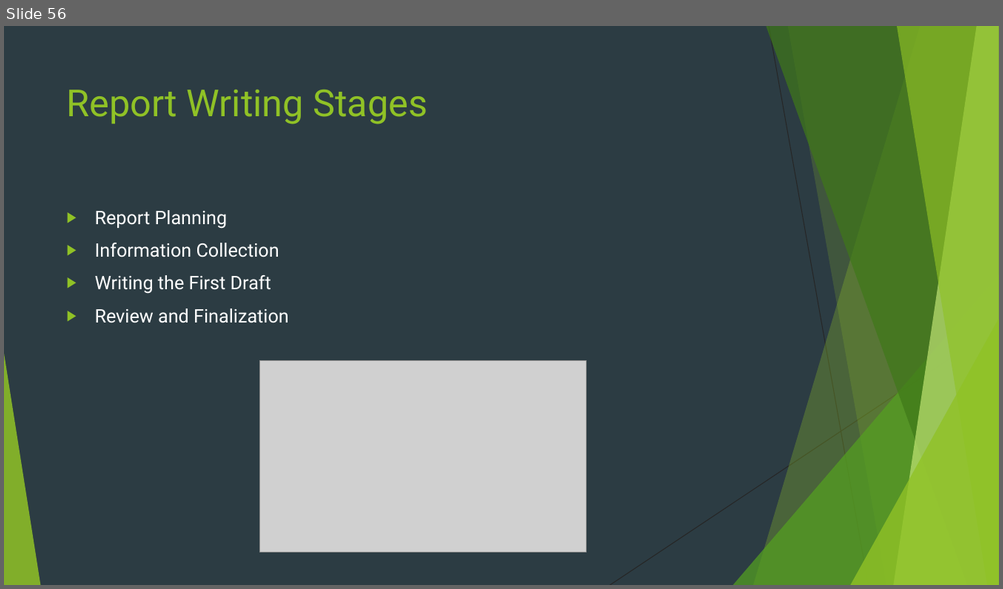
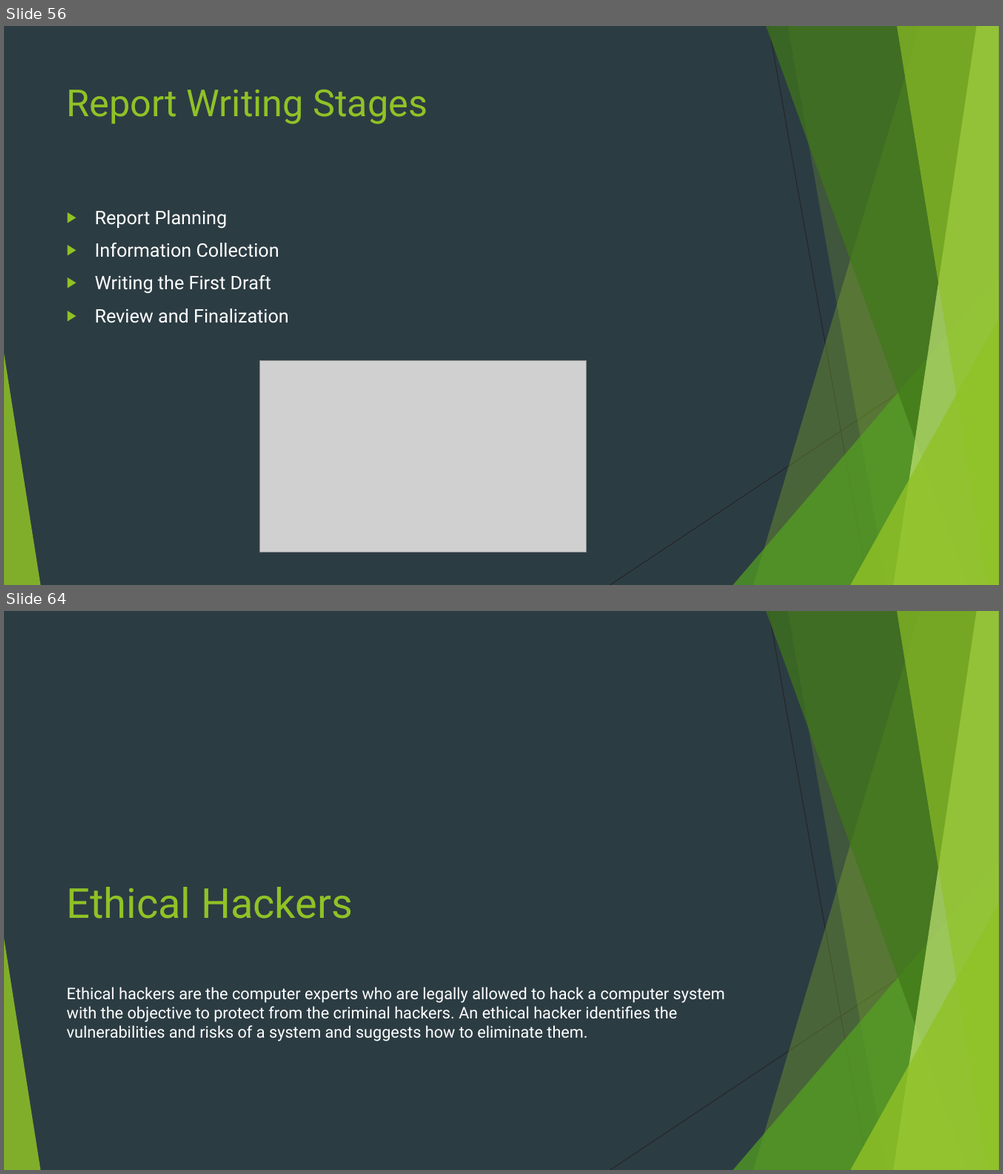
Before and after one commit to Navo26/SecurityTesting, a slide deck: PENETRATION TESTING.pptx. Shown one above the other, each under a label of ours: slide 56 before the commit, slides 56 and 64 after it; the slides between them are not shown. The pictures are 1003x589 and 1003x1174 pixels, drawn with LibreOffice and Linux fonts; fonts in the diff are those of the drawing; grey boxes stand for pictures. Boxes give left, top, right and bottom in pixels: in the first picture for what was removed or moved away, otherwise in the second. Text is boxed around its words. In the diff, an @@ line names an element or a change of style, - is before the commit and + after.

```diff
--- a/PENETRATION TESTING.pptx
+++ b/PENETRATION TESTING.pptx
@@ slide 64 added at box(4, 611, 999, 1170), background #2C3C43; not listed: 10 template elements that a slide beside it also shows @@
@@ title added at box(67, 887, 353, 919), 40 pt, text #90C226 @@
+Ethical Hackers
@@ text added at box(67, 987, 725, 1042), 15.5 pt, text #FFFFFF @@
+Ethical hackers are the computer experts who are legally allowed to hack a computer system with the objective to protect from the criminal hackers. An ethical hacker identifies the vulnerabilities and risks of a system and suggests how to eliminate them.
```
Also in this commit, not shown: 7 other slides added, 3 slides removed.
